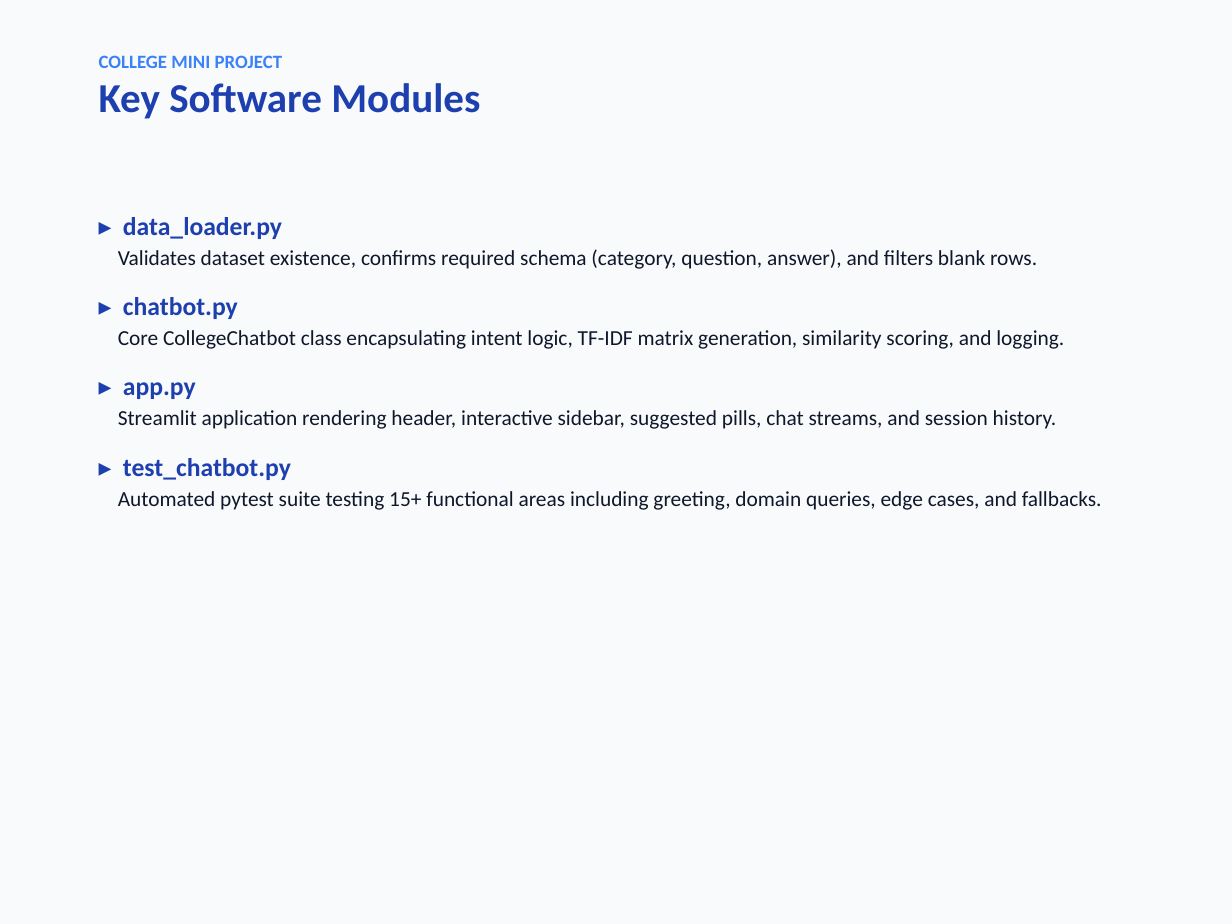
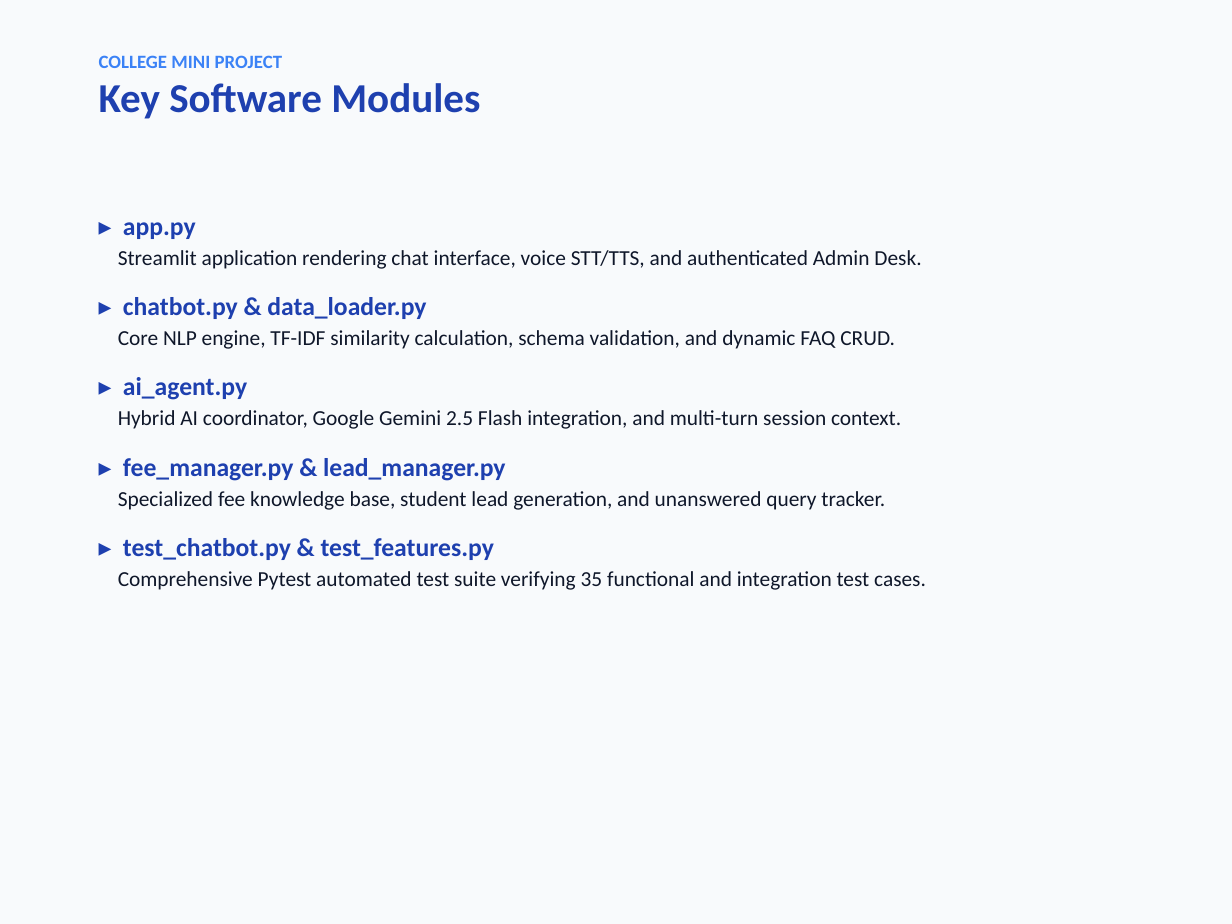
Before and after one commit to kvaruneshruban/AI-Based-College-Enquiry-Chatbot, a slide deck: slide 8 of documentation/presentation.pptx. Drawn at 1232x924 pixels with LibreOffice and Linux fonts; fonts in the diff are those of the drawing. Boxes give left, top, right and bottom in pixels: in the first picture for what was removed or moved away, otherwise in the second. Text is boxed around its words. In the diff, an @@ line names an element or a change of style, - is before the commit and + after.

Commit message:
feat: integrate Google Gemini AI, multi-turn memory, and enhanced UI assets

```diff
--- a/documentation/presentation.pptx
+++ b/documentation/presentation.pptx
@@ text at bbox=[118, 217, 1064, 349]: paragraphs removed @@
-▸ data_loader.py
-Validates dataset existence, confirms required schema (category, question, answer), and filters blank rows.
-▸ chatbot.py
-Core CollegeChatbot class encapsulating intent logic, TF-IDF matrix generation, similarity scoring, and logging.
@@ text at bbox=[123, 222, 196, 239]: less space between paragraphs @@
@@ text at bbox=[118, 250, 926, 590]: text changed @@
-Streamlit application rendering header, interactive sidebar, suggested pills, chat streams, and session history.
-▸ test_chatbot.py
-Automated pytest suite testing 15+ functional areas including greeting, domain queries, edge cases, and fallbacks.
+Streamlit application rendering chat interface, voice STT/TTS, and authenticated Admin Desk.
+▸ chatbot.py & data_loader.py
+Core NLP engine, TF-IDF similarity calculation, schema validation, and dynamic FAQ CRUD.
+▸ ai_agent.py
+Hybrid AI coordinator, Google Gemini 2.5 Flash integration, and multi-turn session context.
+▸ fee_manager.py & lead_manager.py
+Specialized fee knowledge base, student lead generation, and unanswered query tracker.
+▸ test_chatbot.py & test_features.py
+Comprehensive Pytest automated test suite verifying 35 functional and integration test cases.
```
Also in this commit, not shown: 10 other slides changed, 1 slide added, 1 slide removed, 50 other files.
